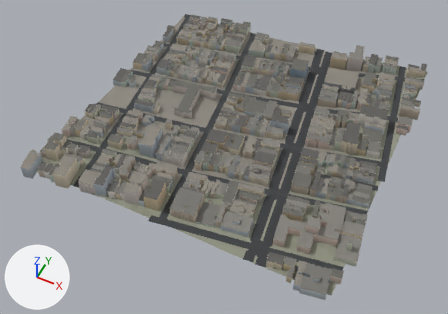
The glTF model public/tiles/sf/t-6_-1.glb, before and after one commit.
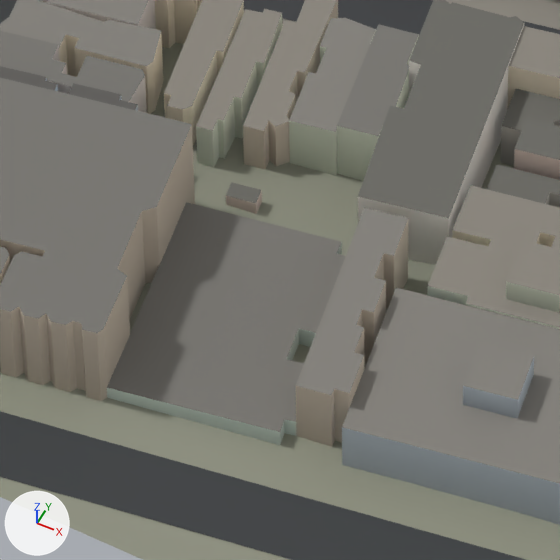
Each version is shown whole from a camera (50 mm lens) standing at (-2443.0, -432.0, 784.0) and looking at (-2754.0, 190.0, 7.0), then close up on the part from 41% to 54% of the width and 57% to 76% of the height. Lighting does not change. The marker at lower left points along +X, +Y and +Z. The last two pictures show the newer version. Where no turn or scale is listed for an object, it has been applied to the vertices. Vertices at exactly the same position are counted once.

Names of what the first close-up shows: 'buildings', 'ground', 'roads'.
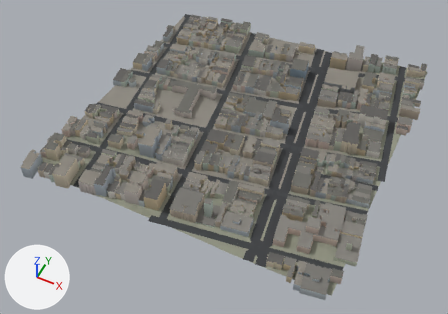
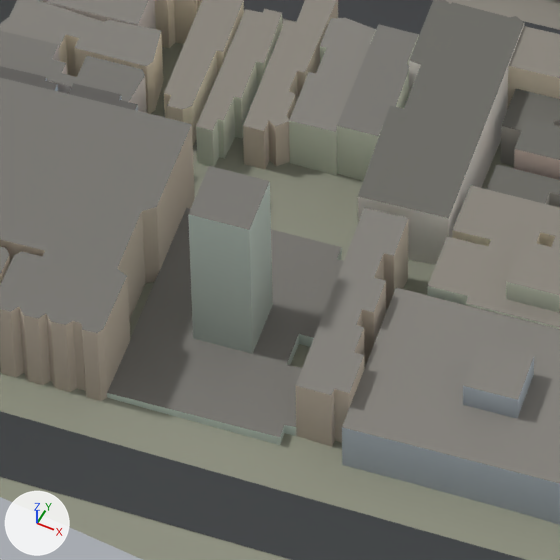
Changed parts and their boxes (x1, y1, x2, y2) in the close-ups (560 x 560 px):
part 1 of me_buildings, reshaped
    before: (107, 202, 346, 445)
    after: (107, 166, 344, 445)

What the commit changed:
me_buildings is used by ob_buildings; location (-2750.0, 250.0, 0.0).
Verts and faces of me_buildings; kept vertices keep their numbers, new ones are numbered from 12665.
Before the commit, vertices of me_buildings: 511 (53.0, -187.0, 52.0) at pixel (336, 253), 513 (52.0, -185.0, 52.0) at pixel (341, 241), 515 (27.0, -189.0, 52.0) at pixel (186, 202), 517 (32.0, -226.0, 52.0) at pixel (106, 387), 519 (60.0, -221.0, 52.0) at pixel (279, 432).
Before the commit, vertices of me_buildings: 521 (60.0, -219.0, 52.0) at pixel (284, 419), 523 (62.0, -219.0, 52.0) at pixel (296, 421), 525 (60.0, -208.0, 52.0), 527 (55.0, -209.0, 52.0) at pixel (286, 359), 529 (54.0, -203.0, 52.0) at pixel (298, 328).
Before the commit, vertices of me_buildings: 531 (58.0, -202.0, 52.0), 533 (56.0, -186.0, 52.0).
me_buildings had 12665 vertices, 18099 faces and spanned x -259.0..265.0, y -268.0..262.0, z 17.0..79.0.
me_buildings now has 12673 vertices, 18109 faces and spans x -259.0..265.0, y -268.0..262.0, z 17.0..82.0.
Part 1, on me_buildings:
Vertices 511, 513, 515, 517, 519, 521, 523, 525, 527, 529, 531, 533 move by (0.0, 0.0, -2.0).
New vertex 12665 is at (38.0, -201.0, 50.0).
New vertex 12666 is at (39.0, -211.0, 50.0), pixel (193, 338).
New vertex 12667 is at (49.0, -209.0, 50.0), pixel (252, 353).
New vertex 12668 is at (48.0, -200.0, 50.0), pixel (272, 305).
New vertices 12669 to 12672 stand at vertices 12665 to 12668, in that order, plus (0.0, 0.0, 32.0).
New faces: (12665, 12666, 12670), (12665, 12670, 12669), (12666, 12667, 12671), (12666, 12671, 12670), (12667, 12668, 12672), (12667, 12672, 12671).
New faces: (12665, 12669, 12668), (12668, 12669, 12672), (12669, 12670, 12672), (12670, 12671, 12672).
Other edits to the shape of me_buildings do not show in these pictures.
